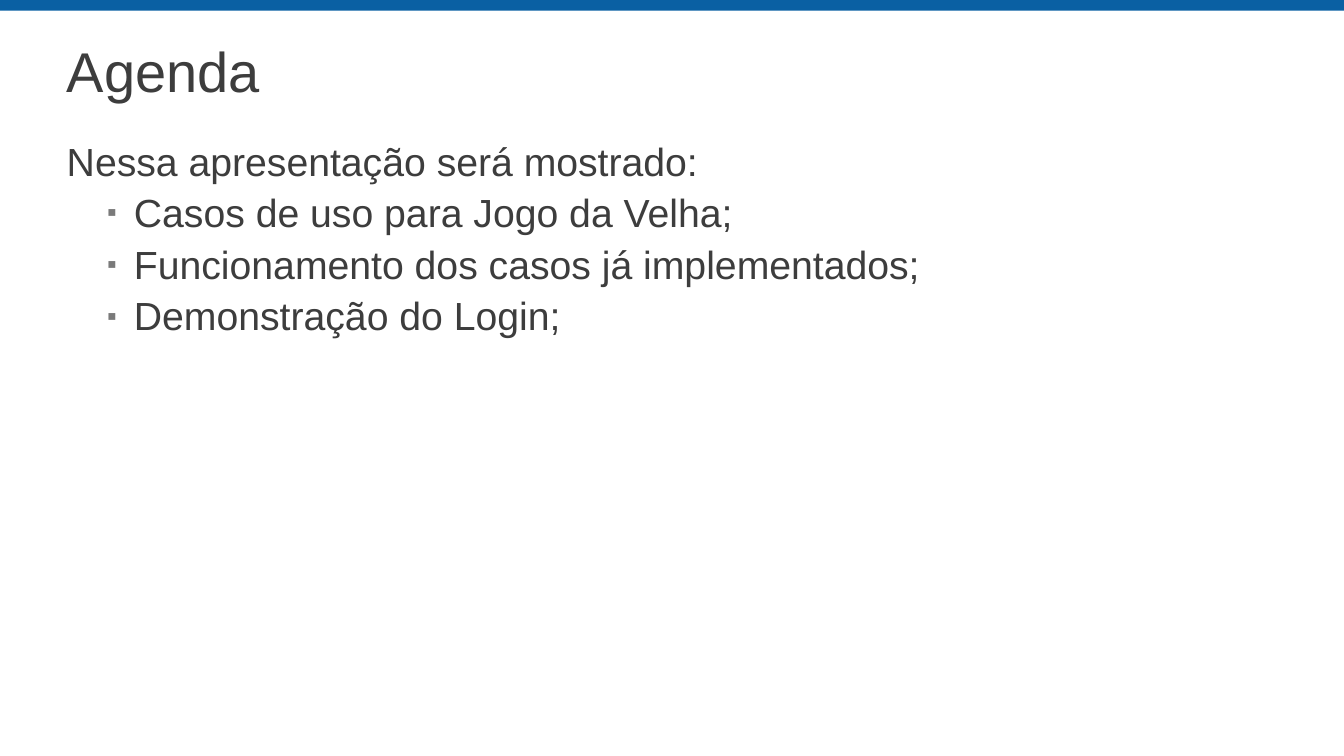
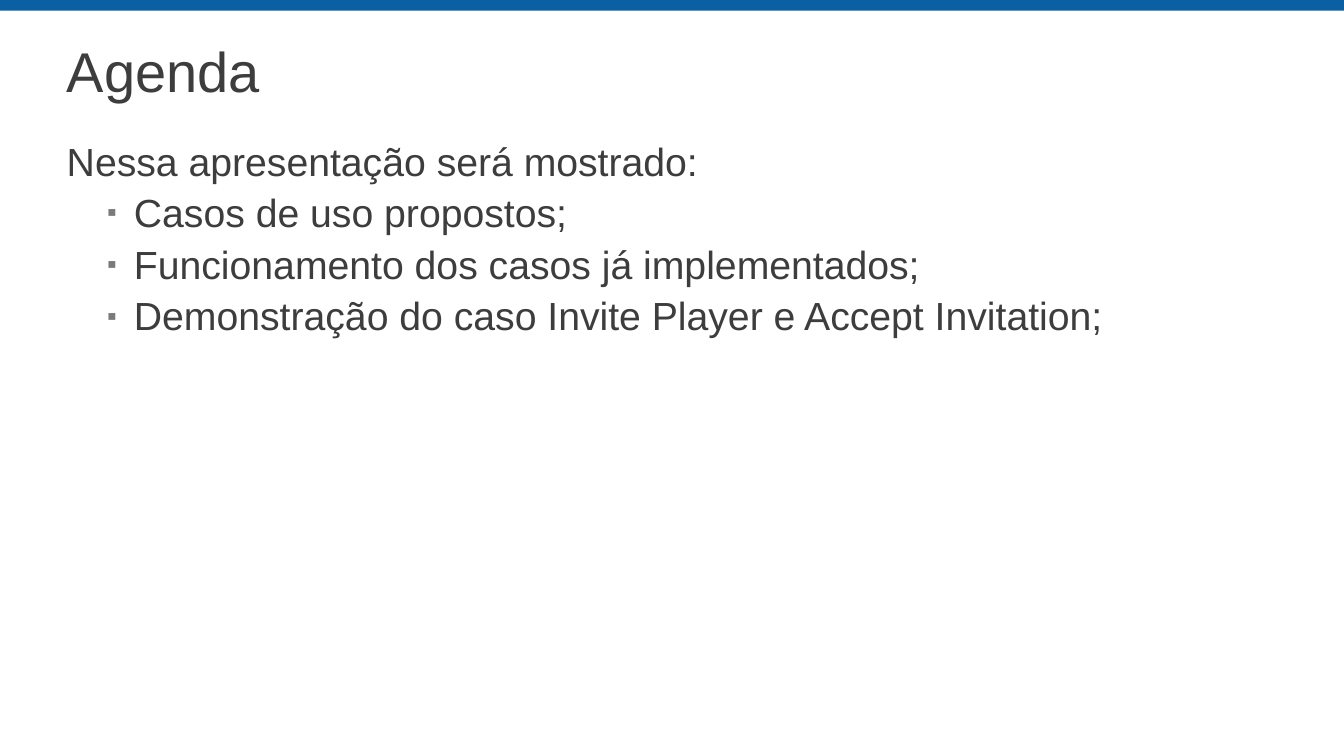
Before and after one commit to ligiatersitano/Jogo-da-Velha, a slide deck: slide 3 of documentation/MVP - Tic Tac Toe.pptx. Drawn at 1344x756 pixels with LibreOffice and Linux fonts; fonts in the diff are those of the drawing; background and template pictures are left out. Boxes give left, top, right and bottom in pixels: in the first picture for what was removed or moved away, otherwise in the second. Text is boxed around its words. In the diff, an @@ line names an element or a change of style, - is before the commit and + after.

Commit message:
1. Correção de bugs 2. Documentação para apresentação Apresentação para MVPs 04 + 05

```diff
--- a/documentation/MVP - Tic Tac Toe.pptx
+++ b/documentation/MVP - Tic Tac Toe.pptx
@@ text at bbox=[134, 198, 567, 235]: text changed @@
-  ▪ Casos de uso para Jogo da Velha;
+  ▪ Casos de uso propostos;
@@ text at bbox=[134, 301, 1103, 338]: text changed @@
-  ▪ Demonstração do Login;
+  ▪ Demonstração do caso Invite Player e Accept Invitation;
```
Also in this commit, not shown: 2 slides added, 2 other files.
